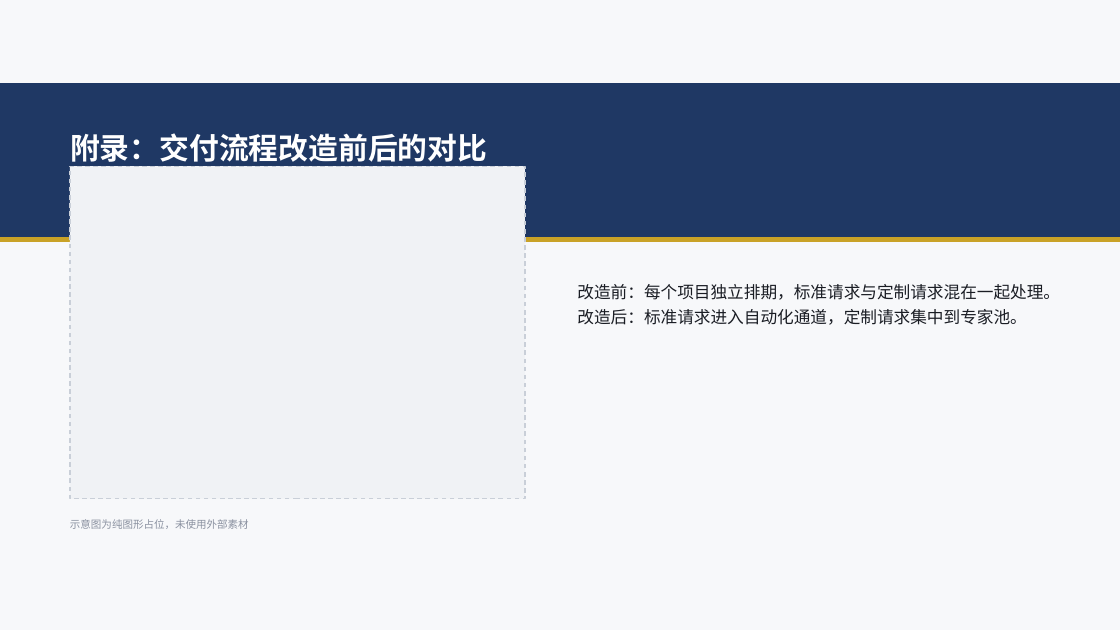
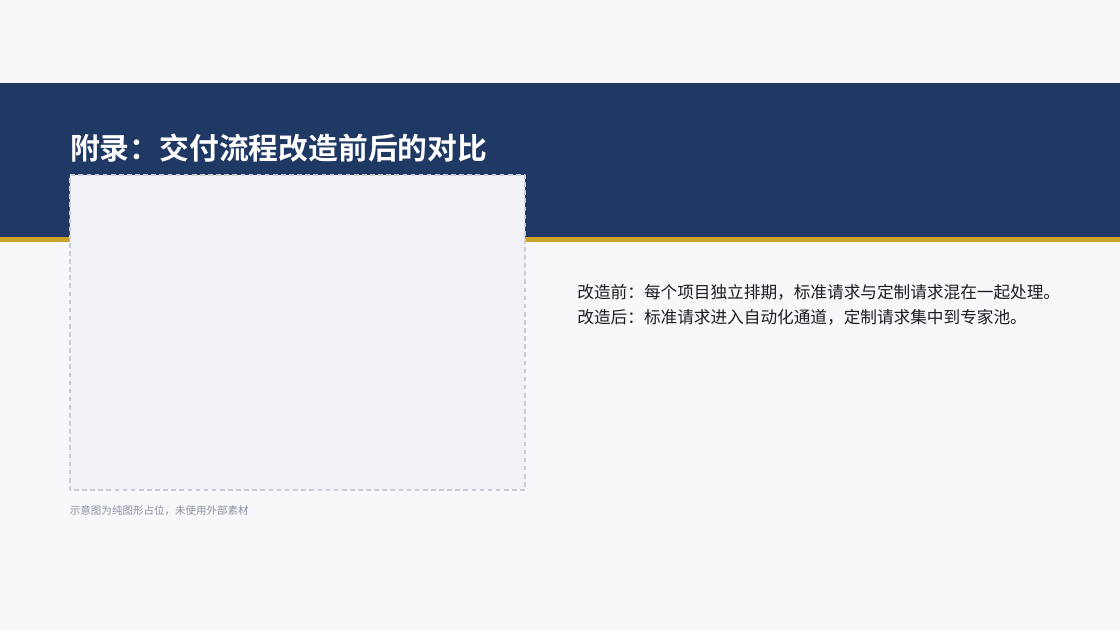
Before and after one commit to xzhengyu007-lang/ai-ppt, a slide deck: slide 9 of docs/examples/01-商务汇报.pptx. Drawn at 1120x630 pixels with LibreOffice and Linux fonts; fonts in the diff are those of the drawing. Boxes give left, top, right and bottom in pixels: in the first picture for what was removed or moved away, otherwise in the second. Text is boxed around its words. In the diff, an @@ line names an element or a change of style, - is before the commit and + after.

```diff
--- a/docs/examples/01-商务汇报.pptx
+++ b/docs/examples/01-商务汇报.pptx
@@ rectangle: place and size @@
-rectangle at (70, 166, 525, 499)
+rectangle at (70, 175, 525, 490)
@@ text "示意图为纯图形占位，未使用外部素材": place and size @@
-text "示意图为纯图形占位，未使用外部素材" at (70, 519, 249, 529)
+text "示意图为纯图形占位，未使用外部素材" at (70, 505, 249, 515)
```
Also in this commit, not shown: 8 other slides changed, 5 other files.
